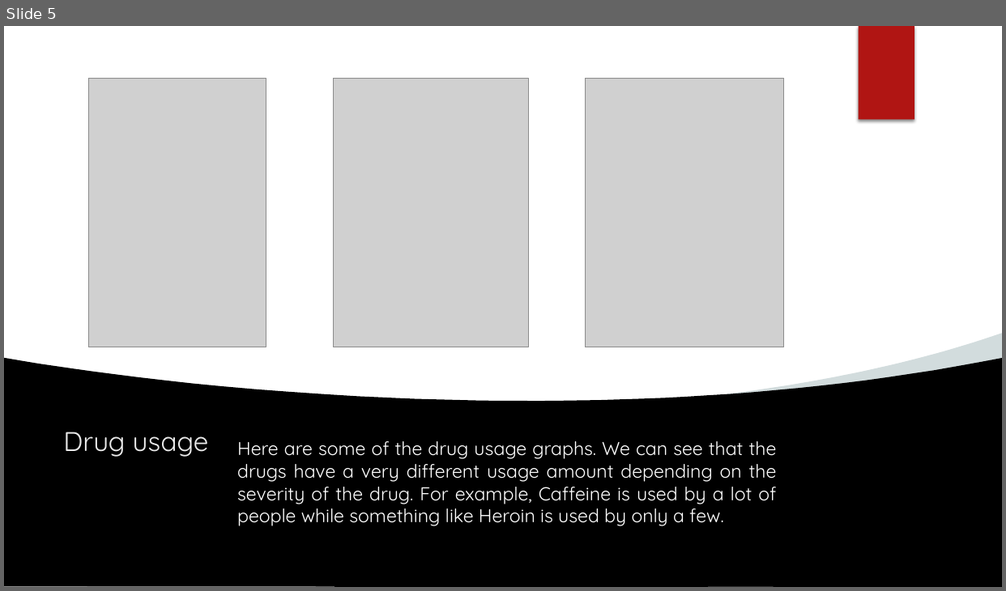
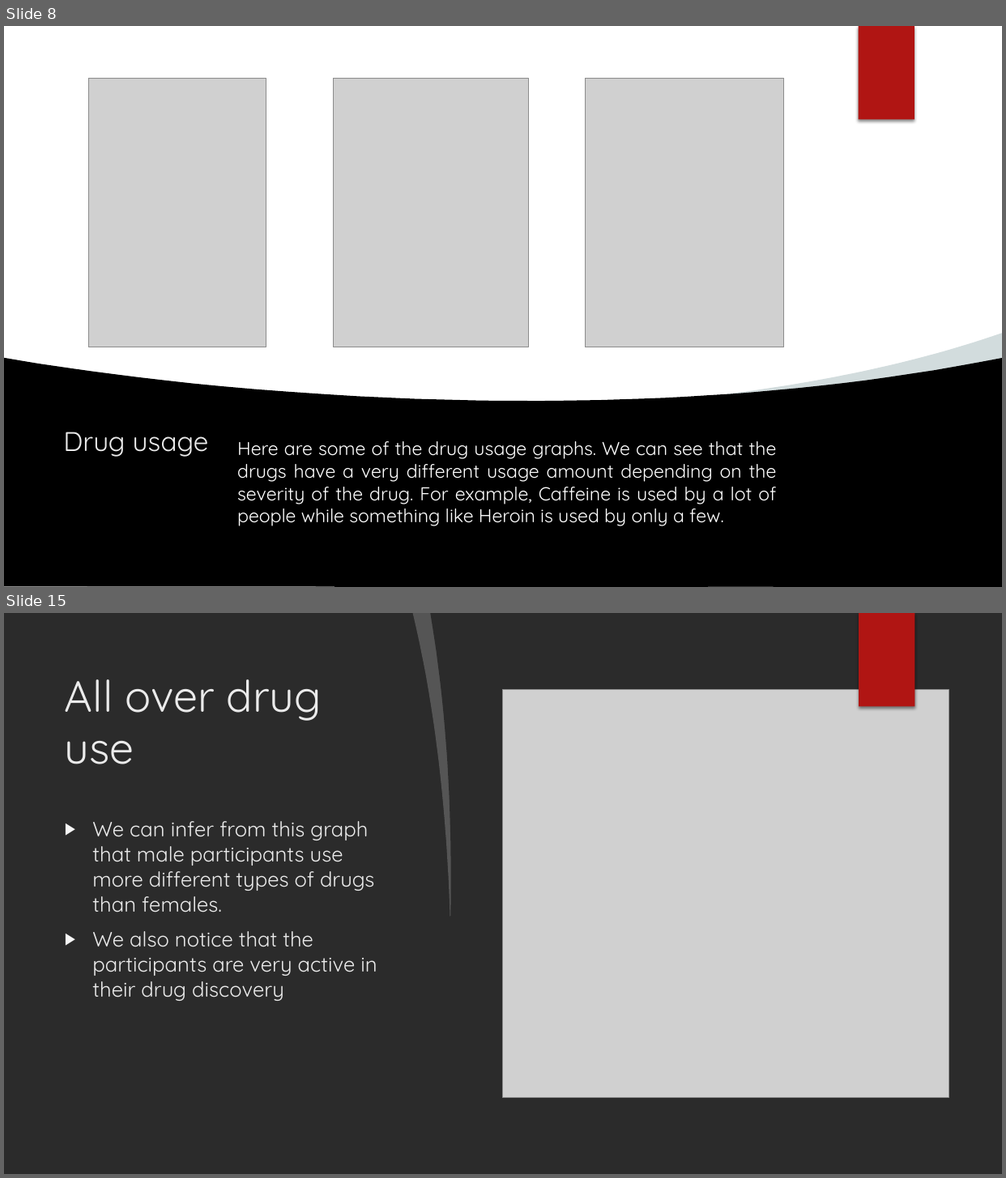
Before and after one commit to FearlessClock/PythonDataAnalyste, a slide deck: Drug consuption Pieter Algera.pptx. Shown one above the other, each under a label of ours: slide 5 before the commit, slides 8 and 15 after it; the slides between them are not shown. The pictures are 1006x591 and 1006x1178 pixels, drawn with LibreOffice and Linux fonts; fonts in the diff are those of the drawing; grey boxes stand for pictures; background and template pictures are left out; a plain dark background stands for a picture behind light text. Boxes give left, top, right and bottom in pixels: in the first picture for what was removed or moved away, otherwise in the second. Text is boxed around its words. In the diff, an @@ line names an element or a change of style, - is before the commit and + after.

```diff
--- a/Drug consuption Pieter Algera.pptx
+++ b/Drug consuption Pieter Algera.pptx
@@ slide 15 added at bbox=[4, 613, 1002, 1174], background picture (left out) @@
@@ freeform shape added at bbox=[413, 613, 458, 917], fill #FFFFFF at 20% opacity @@
@@ freeform shape added at bbox=[430, 613, 540, 1174], fill #FFFFFF @@
@@ rectangle added at bbox=[503, 613, 1002, 1174], fill #FFFFFF @@
@@ rectangle added at bbox=[859, 613, 914, 707], fill #B01513 @@
@@ rectangle added at bbox=[859, 613, 915, 707], fill #B01513 @@
@@ title added at bbox=[65, 679, 322, 764], 42 pt, text #EBEBEB @@
+All over drug use
@@ picture added at bbox=[503, 689, 948, 1097] @@
@@ text added at bbox=[92, 821, 377, 1001], 20 pt, text #EBEBEB @@
+▶ We can infer from this graph that male participants use more different types of drugs than females.
+▶ We also notice that the participants are very active in their drug discovery
@@ what was slide 5 is now slide 8 @@
```
Also in this commit, not shown: 3 slides changed, 11 other slides added, 1 other file.
